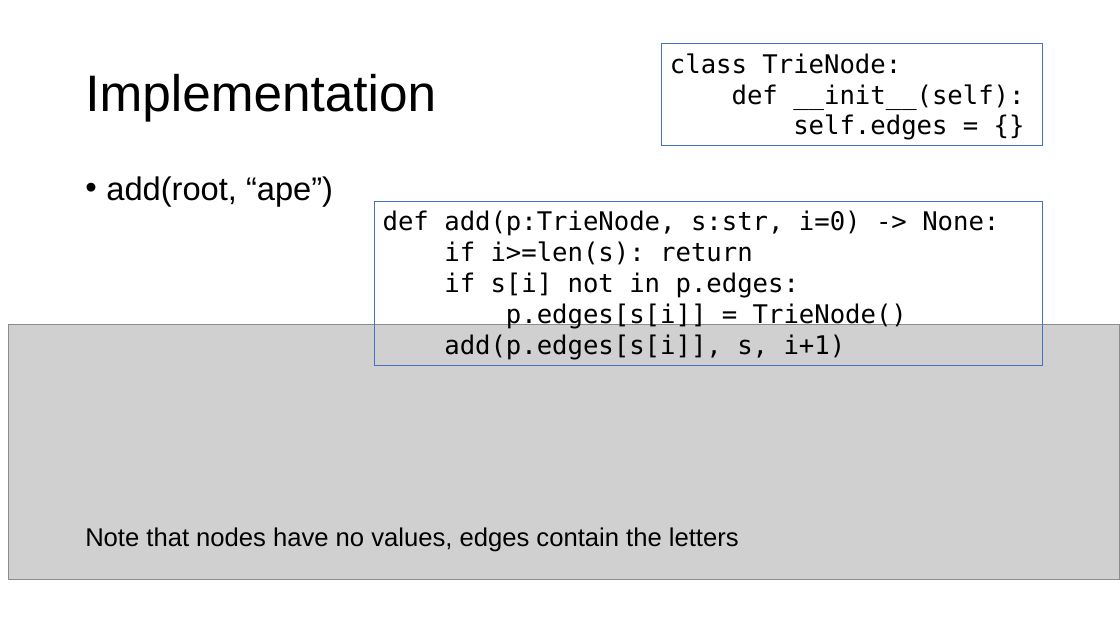
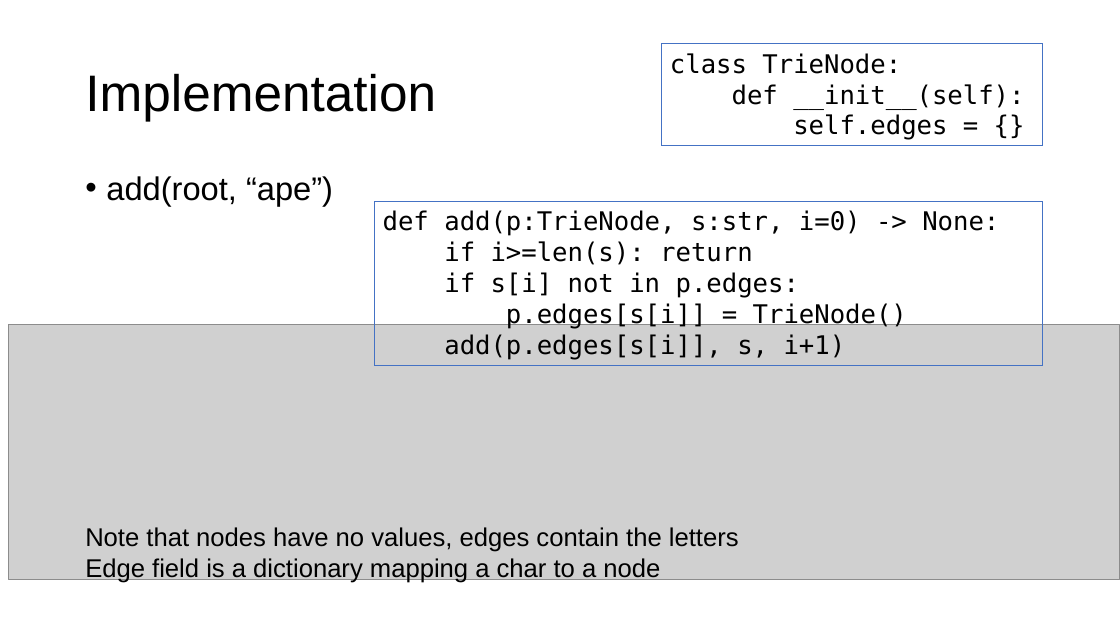
Before and after one commit to parrt/msds689, a slide deck: slide 13 of notes/searching.pptx. Drawn at 1120x630 pixels with LibreOffice and Linux fonts; fonts in the diff are those of the drawing; grey boxes stand for pictures; background and template pictures are left out. Boxes give left, top, right and bottom in pixels: in the first picture for what was removed or moved away, otherwise in the second. Text is boxed around its words. In the diff, an @@ line names an element or a change of style, - is before the commit and + after.

```diff
--- a/notes/searching.pptx
+++ b/notes/searching.pptx
@@ text at [85,558,660,583]: paragraph added @@
+Edge field is a dictionary mapping a char to a node
```
Also in this commit, not shown: 7 other slides changed, 1 other file.
